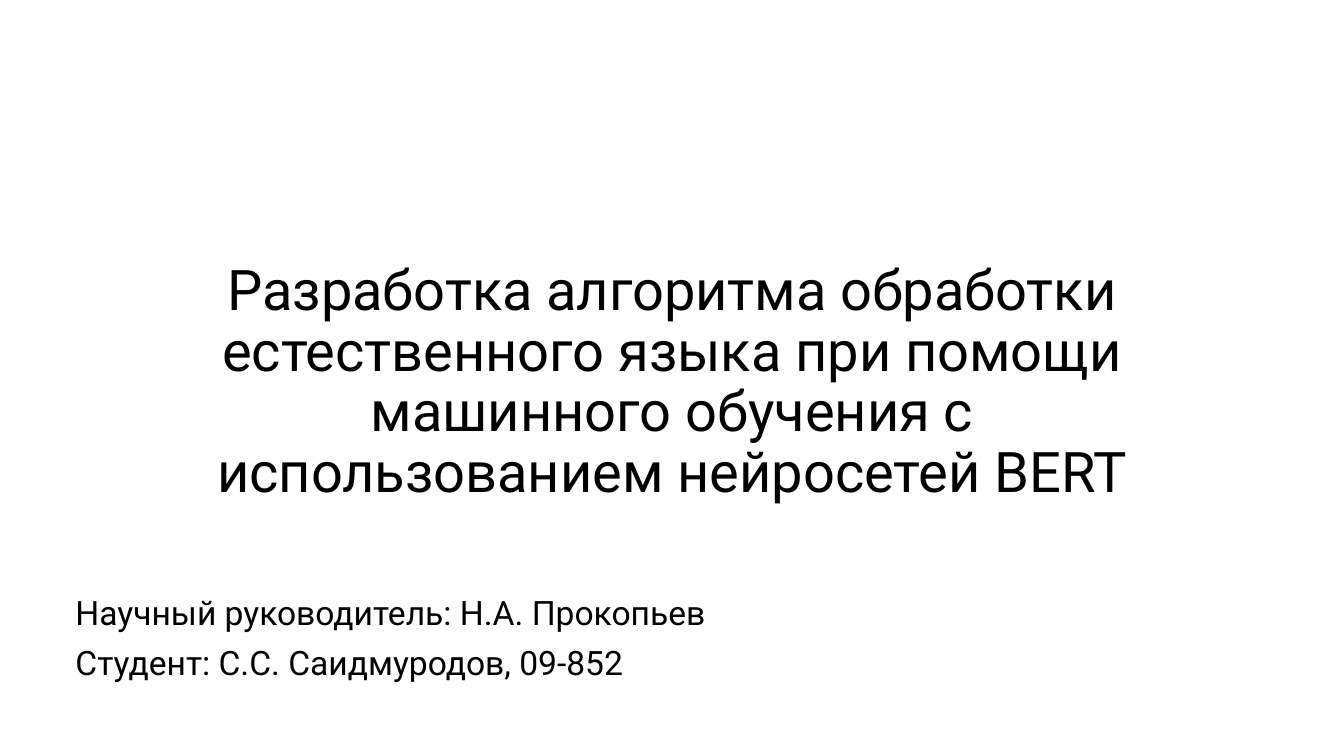
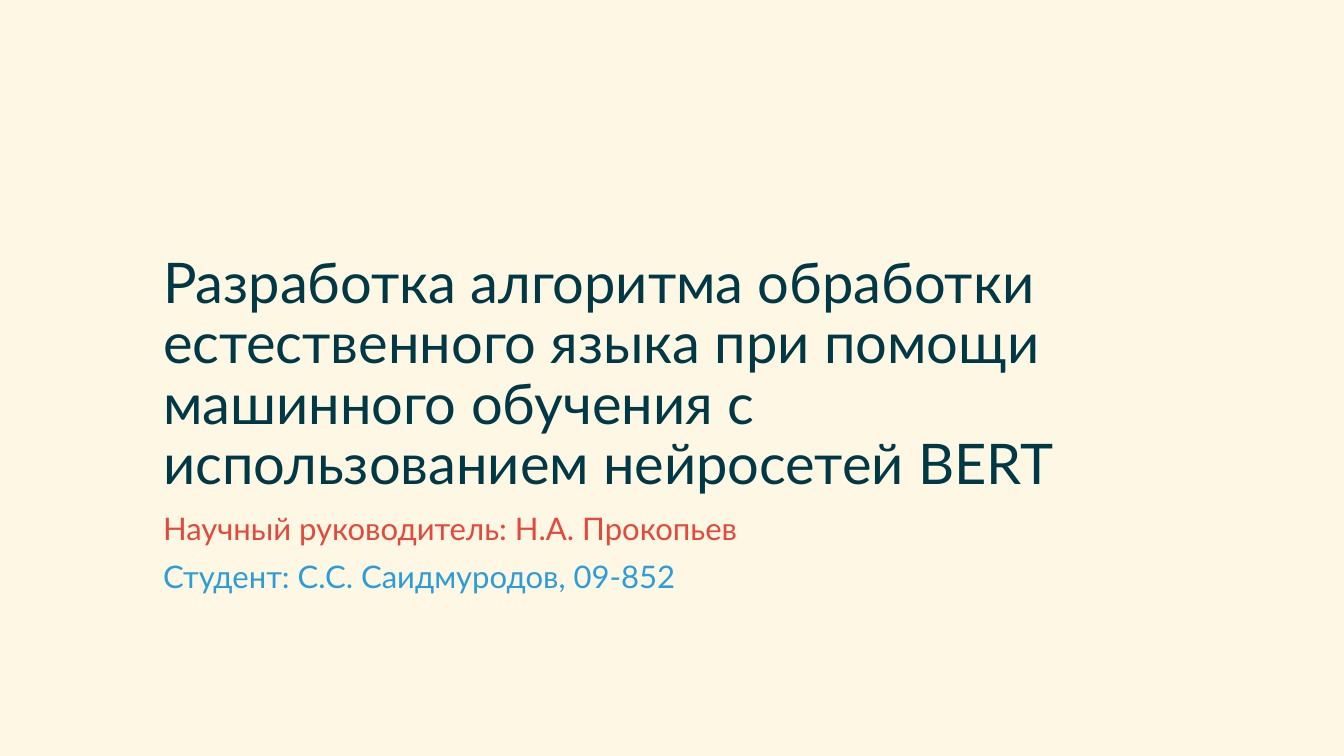
Before and after one commit to SirojiddinSaidmurodov/degree-work, a slide deck: slide 1 of docs/Предзащита.pptx. Drawn at 1344x756 pixels with LibreOffice and Linux fonts; fonts in the diff are those of the drawing. Boxes give left, top, right and bottom in pixels: in the first picture for what was removed or moved away, otherwise in the second. Text is boxed around its words. In the diff, an @@ line names an element or a change of style, - is before the commit and + after.

```diff
--- a/docs/Предзащита.pptx
+++ b/docs/Предзащита.pptx
@@ background #FFFFFF to #FEF7E3 @@
@@ title "Разработка алгоритма обработки естественного языка ...": place and size @@
-title "Разработка алгоритма обработки естественного языка ..." at bbox=[217, 267, 1126, 504]
+title "Разработка алгоритма обработки естественного языка ..." at bbox=[163, 262, 1053, 494]
@@ title "Разработка алгоритма обработки естественного языка ..." at bbox=[163, 262, 1053, 494]: font Roboto to Lato, text colour #000000 to #003846; alignment centre to left @@
@@ subtitle "Научный руководитель: Н.А. Прокопьев": place and size @@
-subtitle "Научный руководитель: Н.А. Прокопьев" at bbox=[75, 600, 706, 682]
+subtitle "Научный руководитель: Н.А. Прокопьев" at bbox=[163, 517, 737, 594]
@@ subtitle "Научный руководитель: Н.А. Прокопьев" at bbox=[163, 517, 737, 594]: size 24 to 22.2 pt, font Roboto to Lato; text colour #000000 to #E5493C in "Научный руководитель: Н.А. Прокопьев"; text colour #000000 to #2C9DDA in "Студент: С.С. Саидмуродов, 09-852" @@
```
Also in this commit, not shown: 8 other slides changed, 5 slides added, 1 slide removed, 3 other files.
